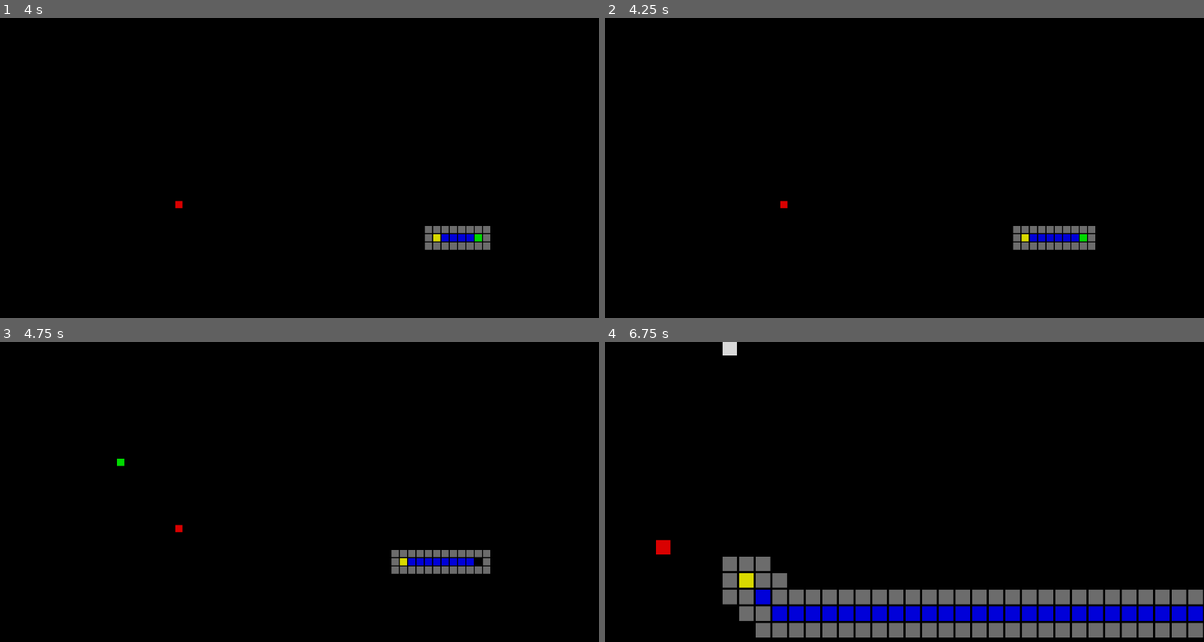
Above: before the commit, frames 1-4 (two rows, left to right).
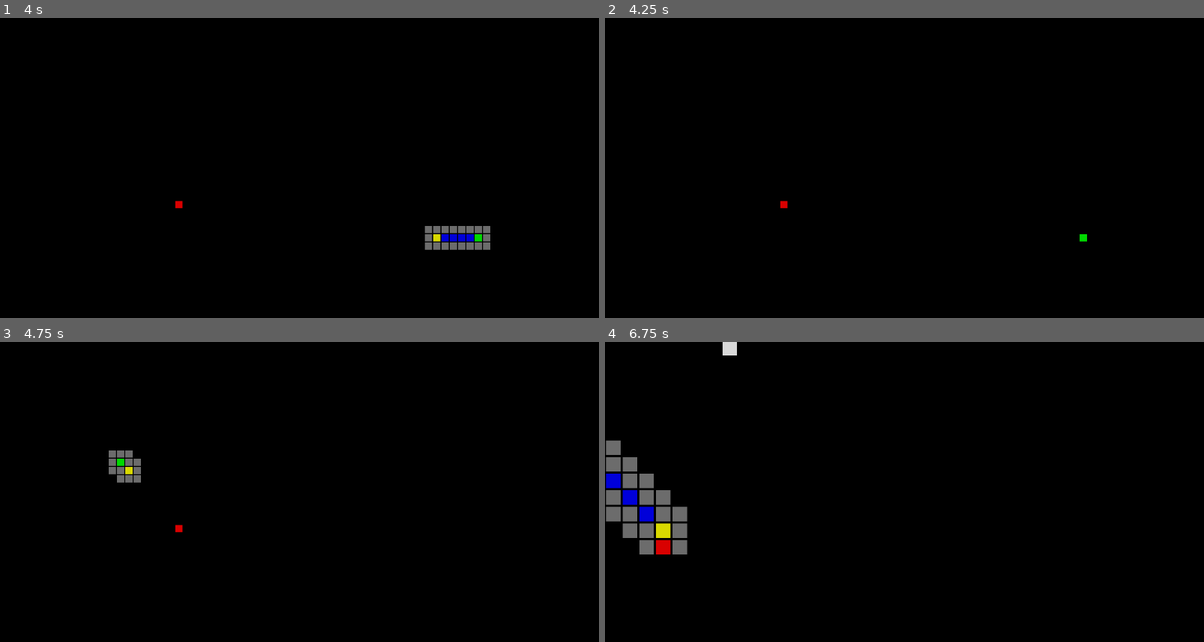
Above: after the commit, the same moments.

Repository: javier-adrian/AStar-GDS
Game: Godot game, scene res://scenes/main/main.tscn
The game is run twice, just before and just after one commit, with the same random seed, the same clock (stepped at 60 frames per second) and the same inputs.
Inputs (mouse positions are in pixels of both pictures, inside the frame that each line leads up to):
- Up to frame 1 (4 s): tap Enter at 0.5 s; move the mouse to (431, 168) at 0.52 s; hold Space (play) 0.53-1.28 s; tap Tab (reset, bound only after the commit) at 1.25, 2.75 s; move the mouse to (179, 204) at 1.27 s; tap B (end) at 1.35 s; tap Space (play) at 1.55, 2.3, 3.05 s; tap A (start) at 2, 3.5 s; move the mouse to (359, 111) at 2.02 s; hold Backspace (erase) 2.03-2.78 s; move the mouse to (269, 252) at 2.77 s; tap Middle mouse button (pan) at 2.85 s; move the mouse to (479, 237) at 3.52 s; hold Space (play) from 3.53 s (still down)
- Up to frame 2 (4.25 s): keep holding Space (play); tap Tab (reset, bound only after the commit) at 4.15 s
- Up to frame 3 (4.75 s): move the mouse to (119, 459) at 4.27 s; release Space (play) at 4.28 s; tap A (start) at 4.35 s; tap Space (play) at 4.55 s
- Up to frame 4 (6.75 s): move the mouse to (934, 510) at 5.02 s; hold . (step) 5.03-5.78 s; tap Space (play) at 5.3, 6.05 s; tap Tab (reset, bound only after the commit) at 5.75 s; move the mouse to (814, 426) at 5.77 s; right-click (814, 426) at 5.85 s; move the mouse to (1036, 492) at 6.52 s; hold Space (play) from 6.53 s (still down); tap Mouse wheel up (zoom in) at 6.6 s

Frame 1 is identical in both runs. In frame 2, 0.9% of the frame differs, in the area x 68-82%, y 69-78%; in frame 3, 1.5%; in frame 4, 14%, in the area x 0-100%, y 32-99%.

Commit message:
implement progress reset functionality

Diff:
--- a/project.godot
+++ b/project.godot
@@ -66,6 +66,11 @@
 "events": [Object(InputEventKey,"resource_local_to_scene":false,"resource_name":"","device":-1,"window_id":0,"alt_pressed":false,"shift_pressed":false,"ctrl_pressed":false,"meta_pressed":false,"pressed":false,"keycode":0,"physical_keycode":32,"key_label":0,"unicode":32,"echo":false,"script":null)
 ]
 }
+reset={
+"deadzone": 0.5,
+"events": [Object(InputEventKey,"resource_local_to_scene":false,"resource_name":"","device":-1,"window_id":0,"alt_pressed":false,"shift_pressed":false,"ctrl_pressed":false,"meta_pressed":false,"pressed":false,"keycode":0,"physical_keycode":4194306,"key_label":0,"unicode":0,"echo":false,"script":null)
+]
+}
 
 [rendering]
 
--- a/scenes/graph/graph.gd
+++ b/scenes/graph/graph.gd
@@ -20,6 +20,15 @@
 
 var n: int
 
+func reset_progress() -> void:
+	open.clear()
+	closed.clear()
+
+	clear_layer(OPEN)
+	clear_layer(CLOSED)
+	clear_layer(CURRENT)
+
+	found = false
 
 func step() -> void:
 	if found || !start_is_ready || !end_is_ready: return
--- a/scenes/main/main.gd
+++ b/scenes/main/main.gd
@@ -33,6 +33,10 @@
         playing = !playing
         timer.start()
 
+    if Input.is_action_pressed("reset"):
+        graph.reset_progress()
+        playing = false
+
 func _on_timer_timeout():
     if playing:
         graph.step()
